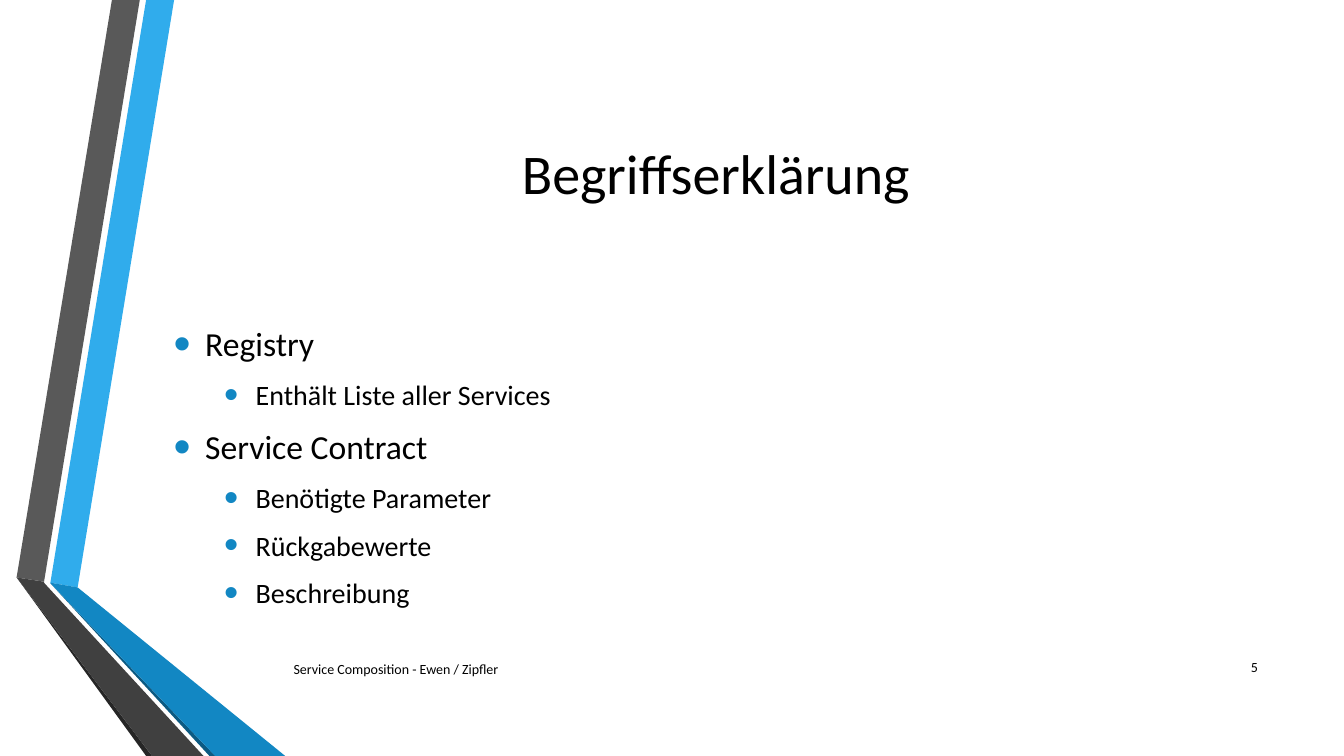
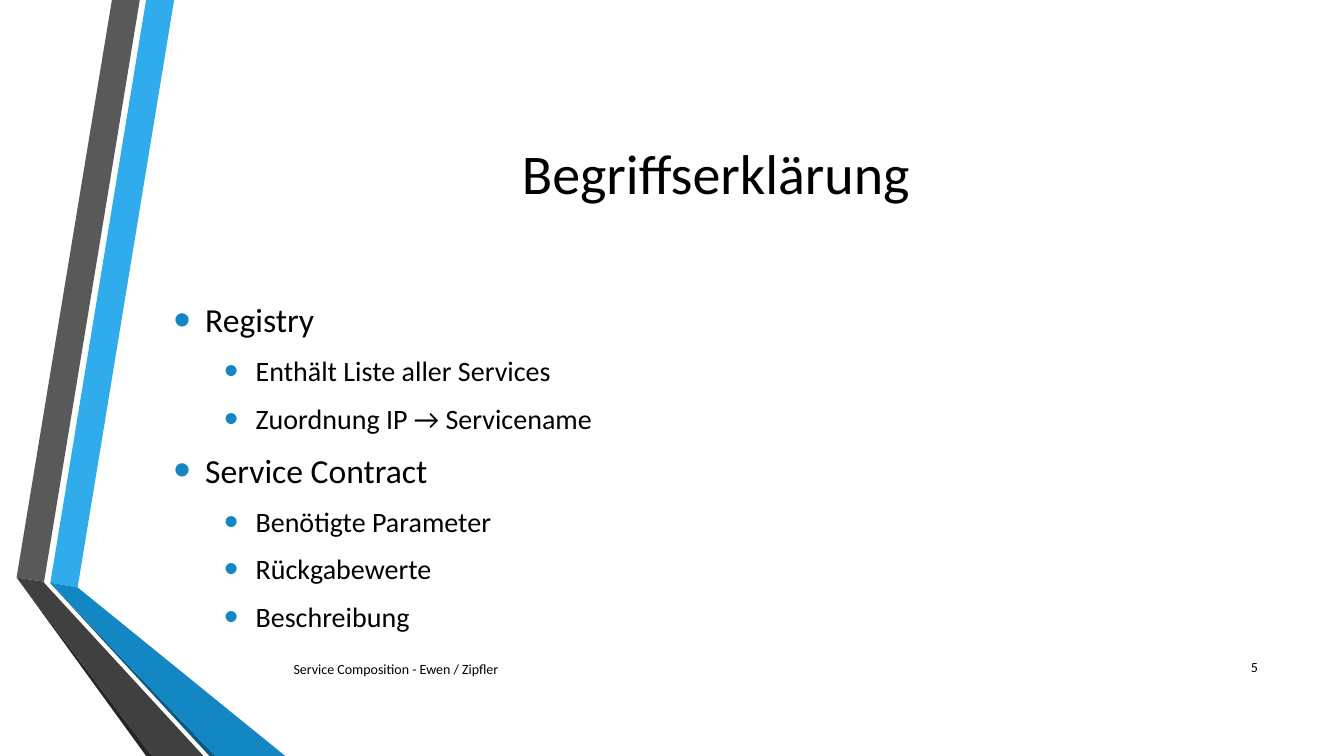
Before and after one commit to jzipfler/HTW-SwArchitektur, a slide deck: slide 5 of doc/slides.pptx. Drawn at 1344x756 pixels with LibreOffice and Linux fonts; fonts in the diff are those of the drawing; background and template pictures are left out. Boxes give left, top, right and bottom in pixels: in the first picture for what was removed or moved away, otherwise in the second. Text is boxed around its words. In the diff, an @@ line names an element or a change of style, - is before the commit and + after.

Commit message:
update slides

```diff
--- a/doc/slides.pptx
+++ b/doc/slides.pptx
@@ text at box(256, 409, 592, 434): paragraph added @@
+  • Zuordnung IP → Servicename
```
